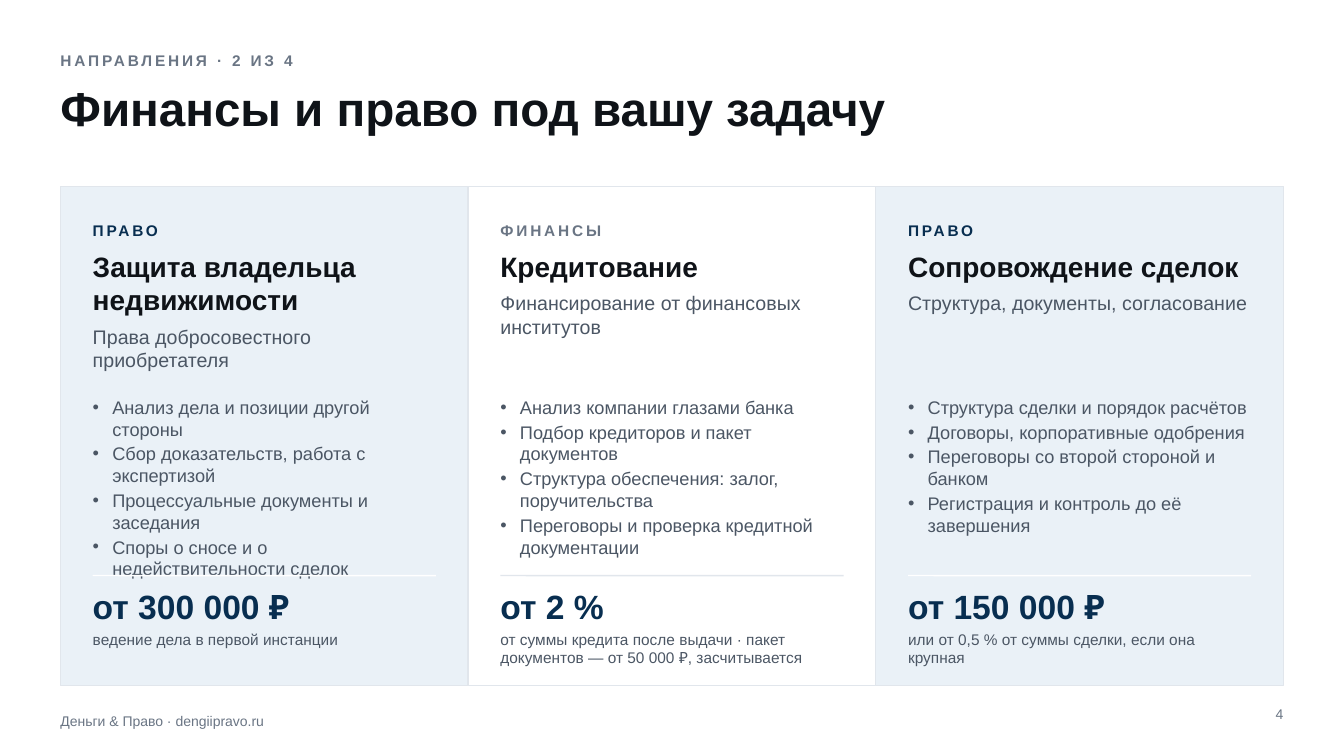
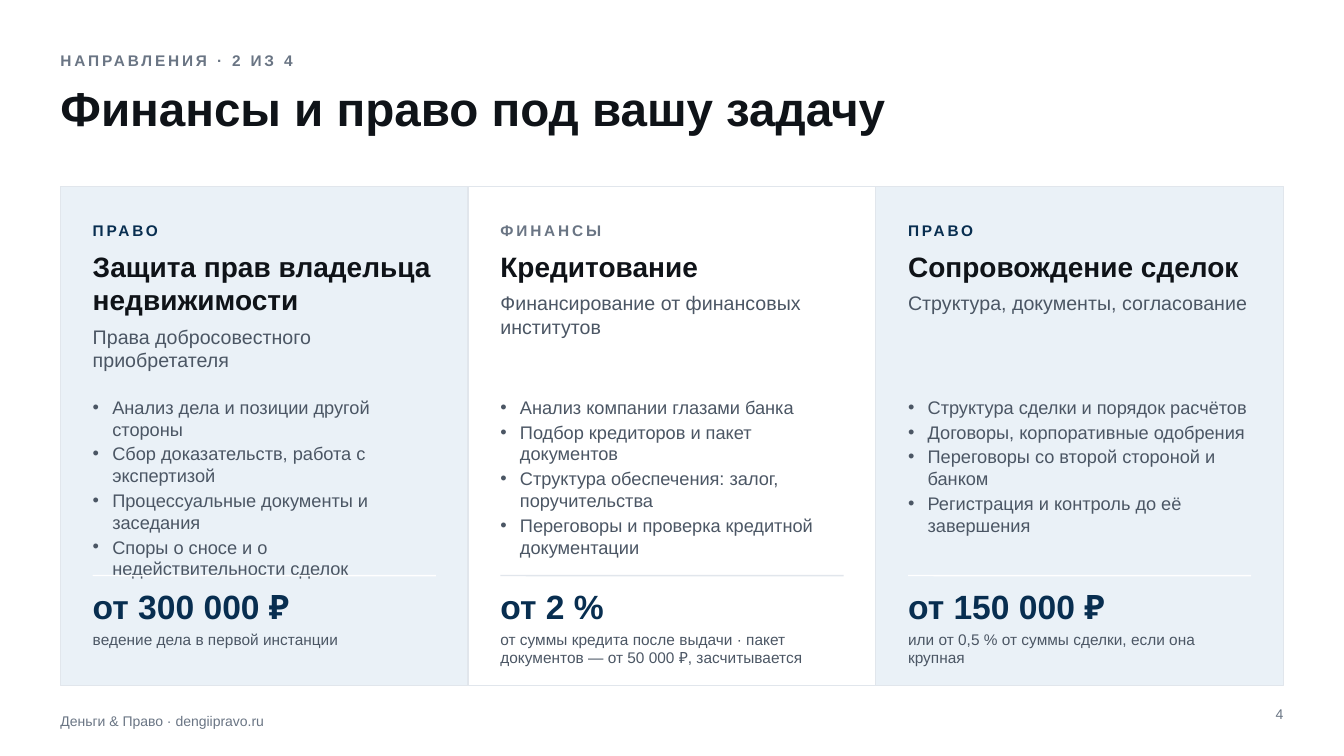
Before and after one commit to khokhlovvi/dengiipravo, a slide deck: slide 4 of 06 Кейсы и услуги/Прайс услуг.pptx. Drawn at 1344x756 pixels with LibreOffice and Linux fonts; fonts in the diff are those of the drawing. Boxes give left, top, right and bottom in pixels: in the first picture for what was removed or moved away, otherwise in the second. Text is boxed around its words. In the diff, an @@ line names an element or a change of style, - is before the commit and + after.

```diff
--- a/06 Кейсы и услуги/Прайс услуг.pptx
+++ b/06 Кейсы и услуги/Прайс услуг.pptx
@@ text at [93,257,431,315]: text changed @@
-Защита владельца недвижимости
+Защита прав владельца недвижимости
```
Also in this commit, not shown: 3 other slides changed, 4 other files.
